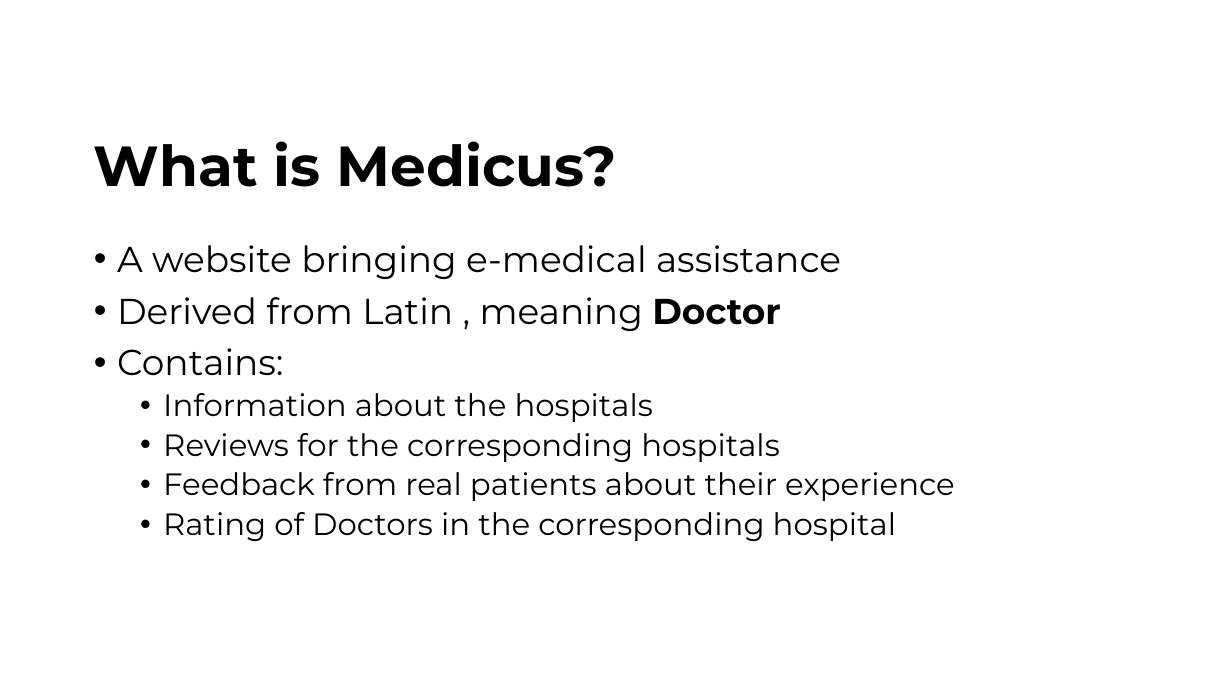
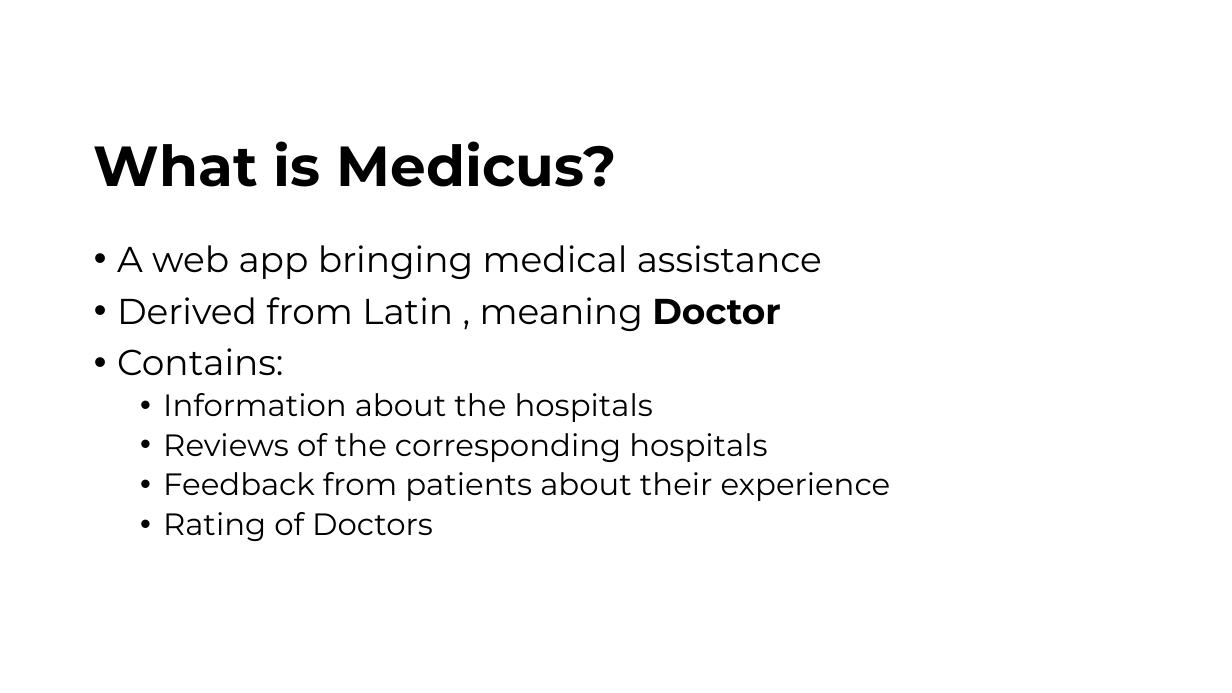
Before and after one commit to R-Aravind/findmyhospital, a slide deck: slide 4 of ISQIP-Presentation/ISQIP_presentation.pptx (slide 2 before the commit). Drawn at 1232x693 pixels with LibreOffice and Linux fonts; fonts in the diff are those of the drawing; background and template pictures are left out. Boxes give left, top, right and bottom in pixels: in the first picture for what was removed or moved away, otherwise in the second. Text is boxed around its words. In the diff, an @@ line names an element or a change of style, - is before the commit and + after.

Commit message:
powerpoint finished

```diff
--- a/ISQIP-Presentation/ISQIP_presentation.pptx
+++ b/ISQIP-Presentation/ISQIP_presentation.pptx
@@ text at [117,245,822,279]: text changed @@
-• A website bringing e-medical assistance
+• A web app bringing medical assistance
@@ text at [163,433,891,541]: text changed @@
-  • Reviews for the corresponding hospitals
-  • Feedback from real patients about their experience
-  • Rating of Doctors in the corresponding hospital
+  • Reviews of the corresponding hospitals
+  • Feedback from patients about their experience
+  • Rating of Doctors
```
Also in this commit, not shown: 1 other slide changed, 5 slides added, 3 slides removed, 4 other files.
